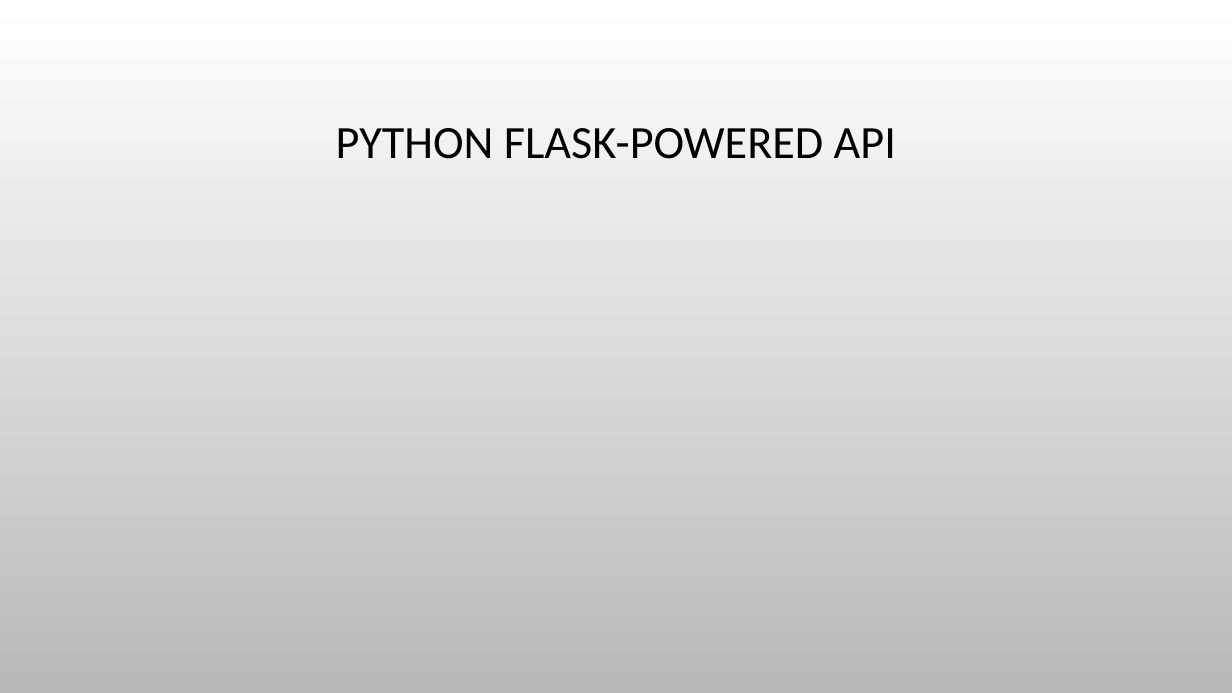
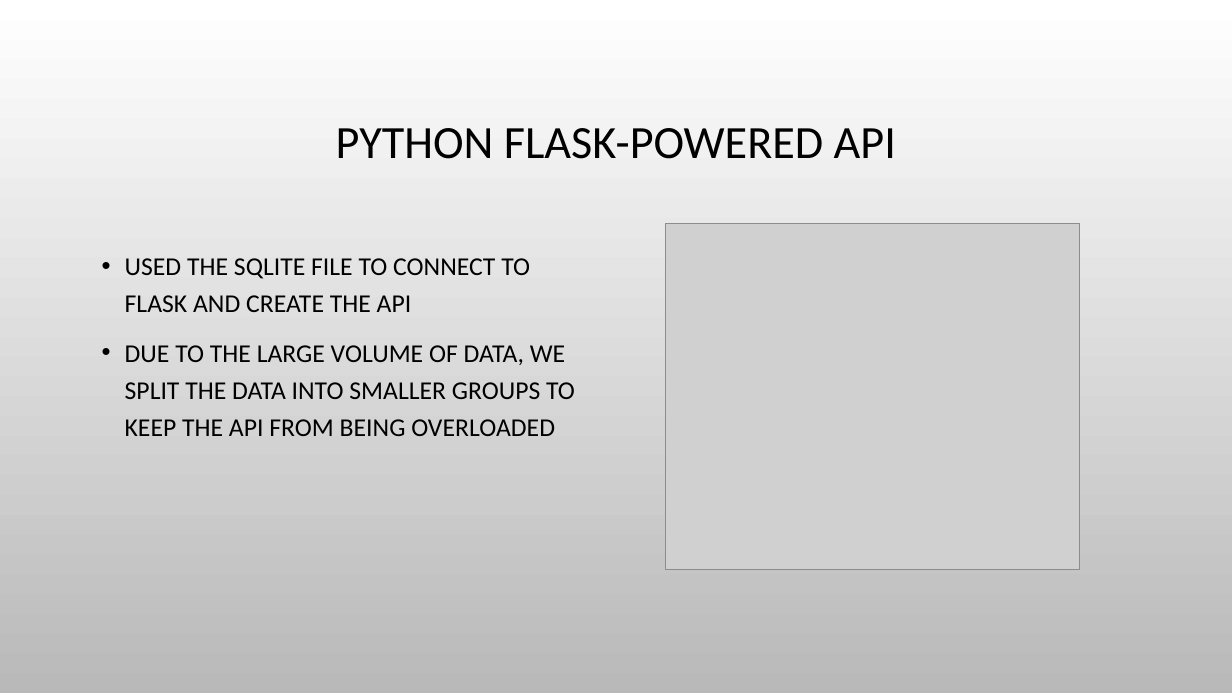
Before and after one commit to lathamlm/Project-03, a slide deck: slide 5 of presentation.pptx. Drawn at 1232x693 pixels with LibreOffice and Linux fonts; fonts in the diff are those of the drawing; grey boxes stand for pictures; background and template pictures are left out. Boxes give left, top, right and bottom in pixels: in the first picture for what was removed or moved away, otherwise in the second. Text is boxed around its words. In the diff, an @@ line names an element or a change of style, - is before the commit and + after.

Commit message:
ppt update

```diff
--- a/presentation.pptx
+++ b/presentation.pptx
@@ picture added at box(665, 224, 1079, 569) @@
@@ text added at box(125, 258, 575, 436), 20 pt, text #000000 @@
+• USED THE SQLITE FILE TO CONNECT TO FLASK AND CREATE THE API
+• DUE TO THE LARGE VOLUME OF DATA, WE SPLIT THE DATA INTO SMALLER GROUPS TO KEEP THE API FROM BEING OVERLOADED
```
Also in this commit, not shown: 1 other slide changed, 6 slides added, 5 slides removed, 2 other files.
